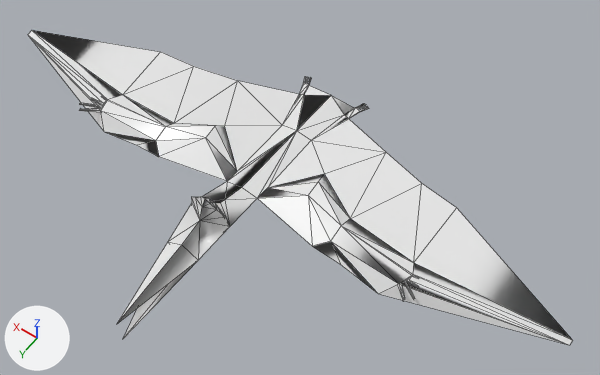
What one commit did to the COLLADA model pterosaur.dae.
The view is the same before and after, from a 50 mm camera at (-11.5, 14.3, 22.5) aimed at (-1.6, 0.5, 0.7). Every picture has the same lights, and +X, +Y and +Z are marked at lower left. Mesh edges are drawn as thin lines. Where no turn or scale is listed for an object, it has been applied to the vertices. Vertices at the same position are counted once.

In view in the first picture: 'Ptesaur_mesh_Ptesaur'.
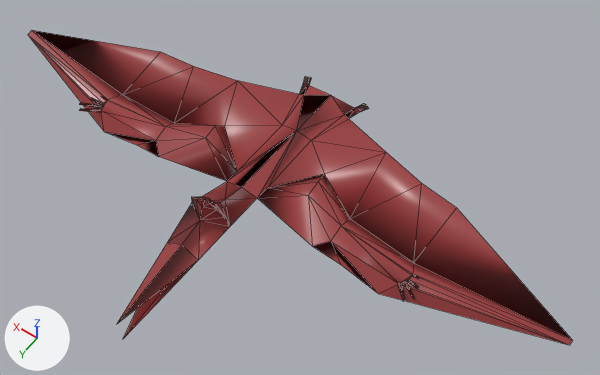
The newer file is also turned or shifted as a whole; pictures and numbers use the older file's frame.

Edits to the bpy script that builds the scene:
```text
Add img_plumes_jpg:
    img_plumes_jpg = load_image('plumes.jpg', 'plumes.jpg', 512, 512, 'sRGB')
Change mat_none:
    remove mat_none.base_color = (0.8, 0.8, 0.8)  # white #e7e7e7
    add mat_none.texture = img_plumes_jpg
Change me_ptesaur_mesh_ptesaur:
    where me_ptesaur_mesh_ptesaur.from_pydata(...)  # 166 vertices, 235 faces; spans x -11.4..11.3, y -4.2..7.7, z -0.6..2.0
    used by ob_ptesaur_mesh_ptesaur; location = (0.0, 0.0, 0.0)
    me_ptesaur_mesh_ptesaur part 1: its shading normals changed
```

What differs and where, as boxes [x1, y1, x2, y2] in the pictures (600 x 375 px):
'Ptesaur_mesh_Ptesaur', surface changed, shading changed (white to brown): [28, 30, 573, 345] in both
